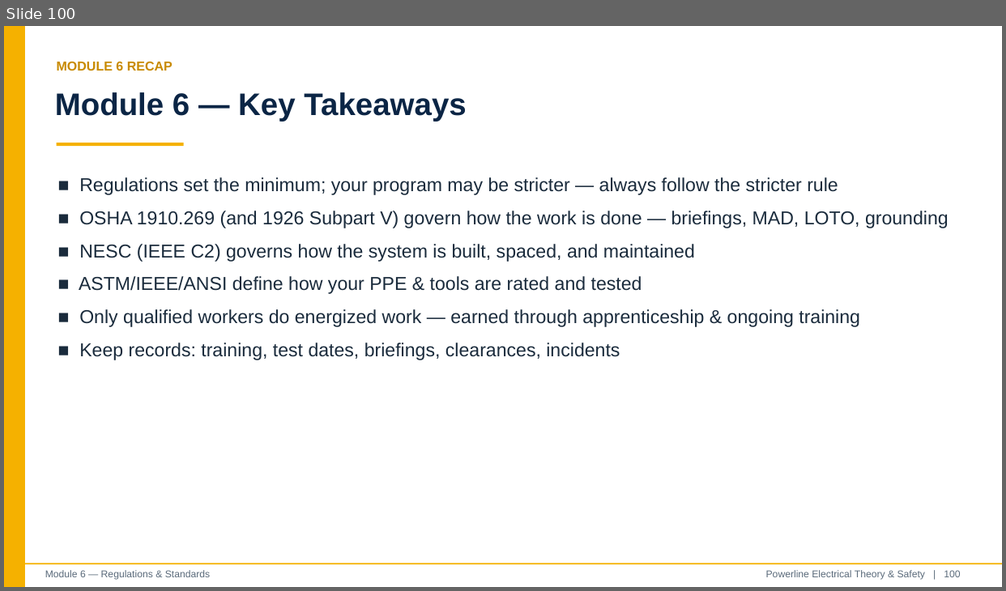
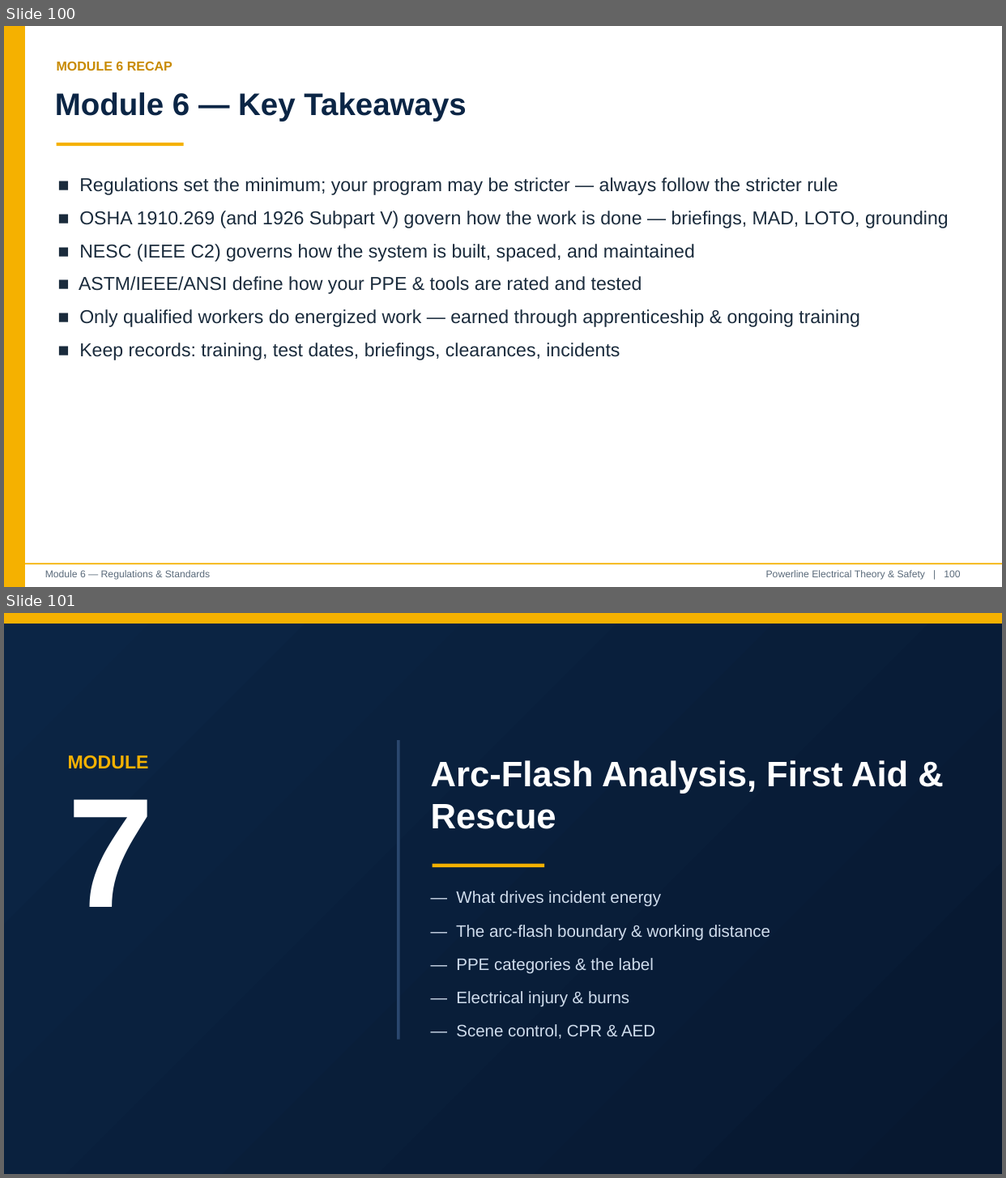
Before and after one commit to rpropp30/webcast-roku, a slide deck: training/Powerline_Electrical_Theory_and_Safety_Training.pptx. Shown one above the other, each under a label of ours: slide 100 before the commit, slides 100 and 101 after it. The pictures are 1006x591 and 1006x1178 pixels, drawn with LibreOffice and Linux fonts; fonts in the diff are those of the drawing. Boxes give left, top, right and bottom in pixels: in the first picture for what was removed or moved away, otherwise in the second. Text is boxed around its words. In the diff, an @@ line names an element or a change of style, - is before the commit and + after.

```diff
--- a/training/Powerline_Electrical_Theory_and_Safety_Training.pptx
+++ b/training/Powerline_Electrical_Theory_and_Safety_Training.pptx
@@ slide 101 added at <box>4,613,1002,1174</box>, background #FFFFFF @@
@@ rectangle added at <box>4,613,1002,1174</box>, fill gradient #0B2545 to #071830 @@
@@ rectangle added at <box>4,613,1002,624</box>, fill #F5B100 @@
@@ text added at <box>68,756,155,907</box>, 18 pt, text #F5B100, bold @@
+MODULE
+7
@@ rectangle added at <box>397,740,400,1040</box>, fill #2A476E @@
@@ text added at <box>431,760,908,829</box>, 34 pt, text #FFFFFF, bold @@
+Arc-Flash Analysis, First Aid & Rescue
@@ rectangle added at <box>432,864,544,867</box>, fill #F5B100 @@
@@ text added at <box>456,891,770,1039</box>, 16 pt, text #CFDCEC @@
+— What drives incident energy
+— The arc-flash boundary & working distance
+— PPE categories & the label
+— Electrical injury & burns
+— Scene control, CPR & AED
```
Also in this commit, not shown: 4 slides changed, 14 other slides added, 44 other files.
